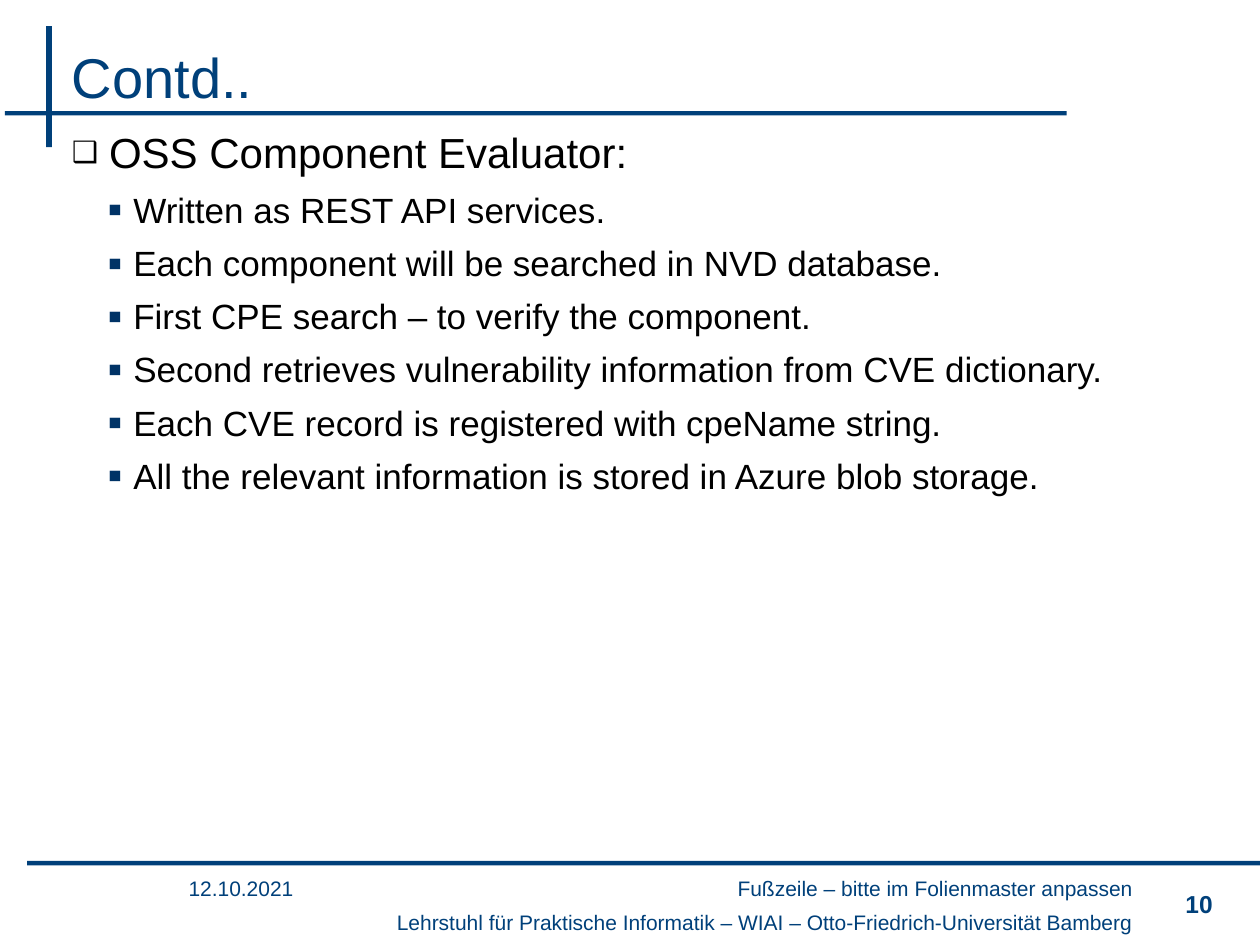
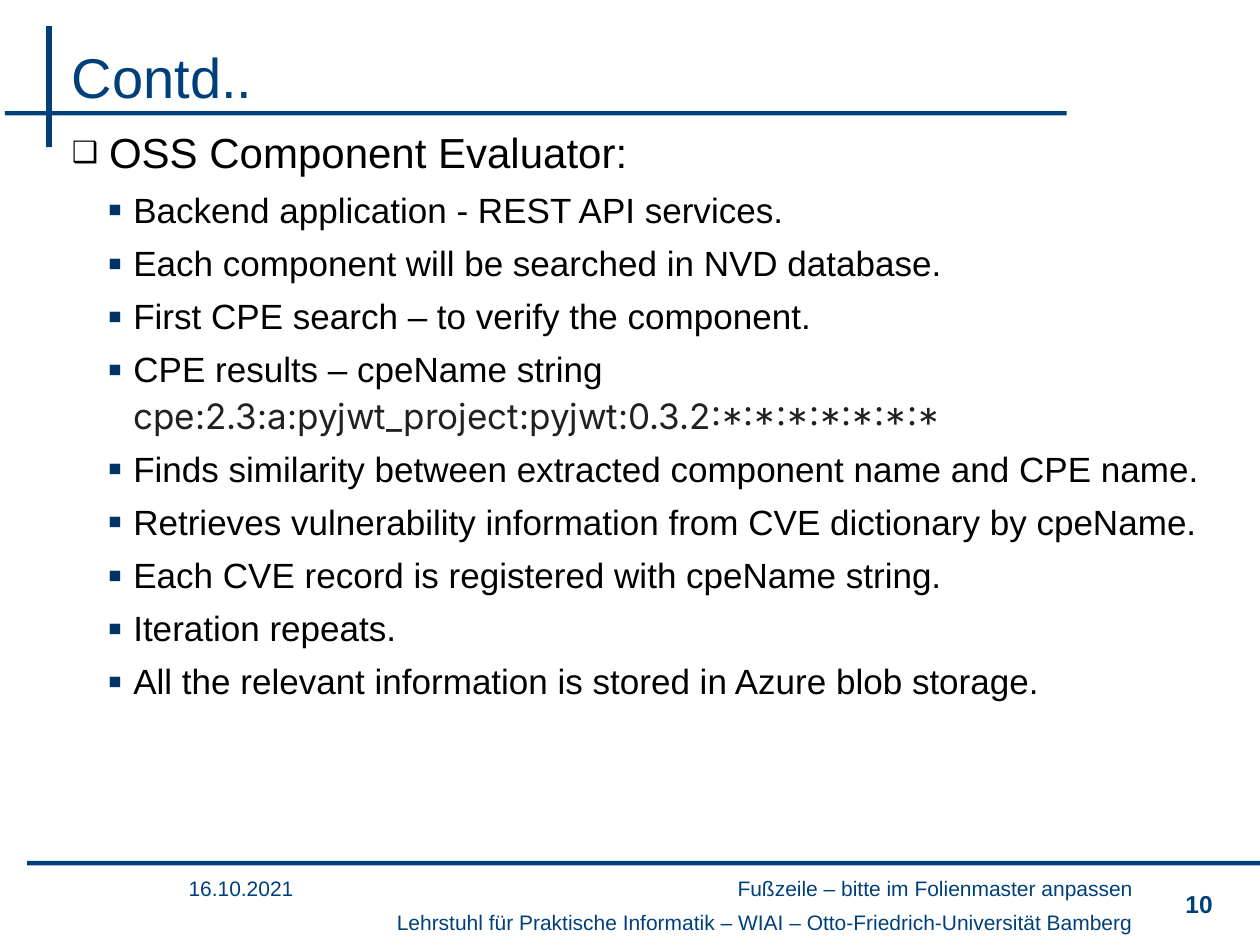
Before and after one commit to rhari26/thesis, a slide deck: slide 10 of Open-Source Software Discovery and Vulnerability Analysis.pptx. Drawn at 1260x945 pixels with LibreOffice and Linux fonts; fonts in the diff are those of the drawing; background and template pictures are left out. Boxes give left, top, right and bottom in pixels: in the first picture for what was removed or moved away, otherwise in the second. Text is boxed around its words. In the diff, an @@ line names an element or a change of style, - is before the commit and + after.

Commit message:
Final presentation

```diff
--- a/Open-Source Software Discovery and Vulnerability Analysis.pptx
+++ b/Open-Source Software Discovery and Vulnerability Analysis.pptx
@@ text at bbox=[133, 197, 783, 230]: text changed @@
-  ▪ Written as REST API services.
+  ▪ Backend application - REST API services.
@@ text at bbox=[133, 356, 1198, 542]: text changed @@
-  ▪ Second retrieves vulnerability information from CVE dictionary.
+  ▪ CPE results – cpeName string cpe:2.3:a:pyjwt_project:pyjwt:0.3.2:*:*:*:*:*:*:*
+  ▪ Finds similarity between extracted component name and CPE name.
+  ▪ Retrieves vulnerability information from CVE dictionary by cpeName.
@@ text at bbox=[133, 615, 397, 648]: paragraph added @@
+  ▪ Iteration repeats.
@@ text at bbox=[189, 881, 294, 897]: text changed @@
-12.10.2021
+16.10.2021
```
Also in this commit, not shown: 11 other slides changed, 5 slides added, 1 slide removed.
